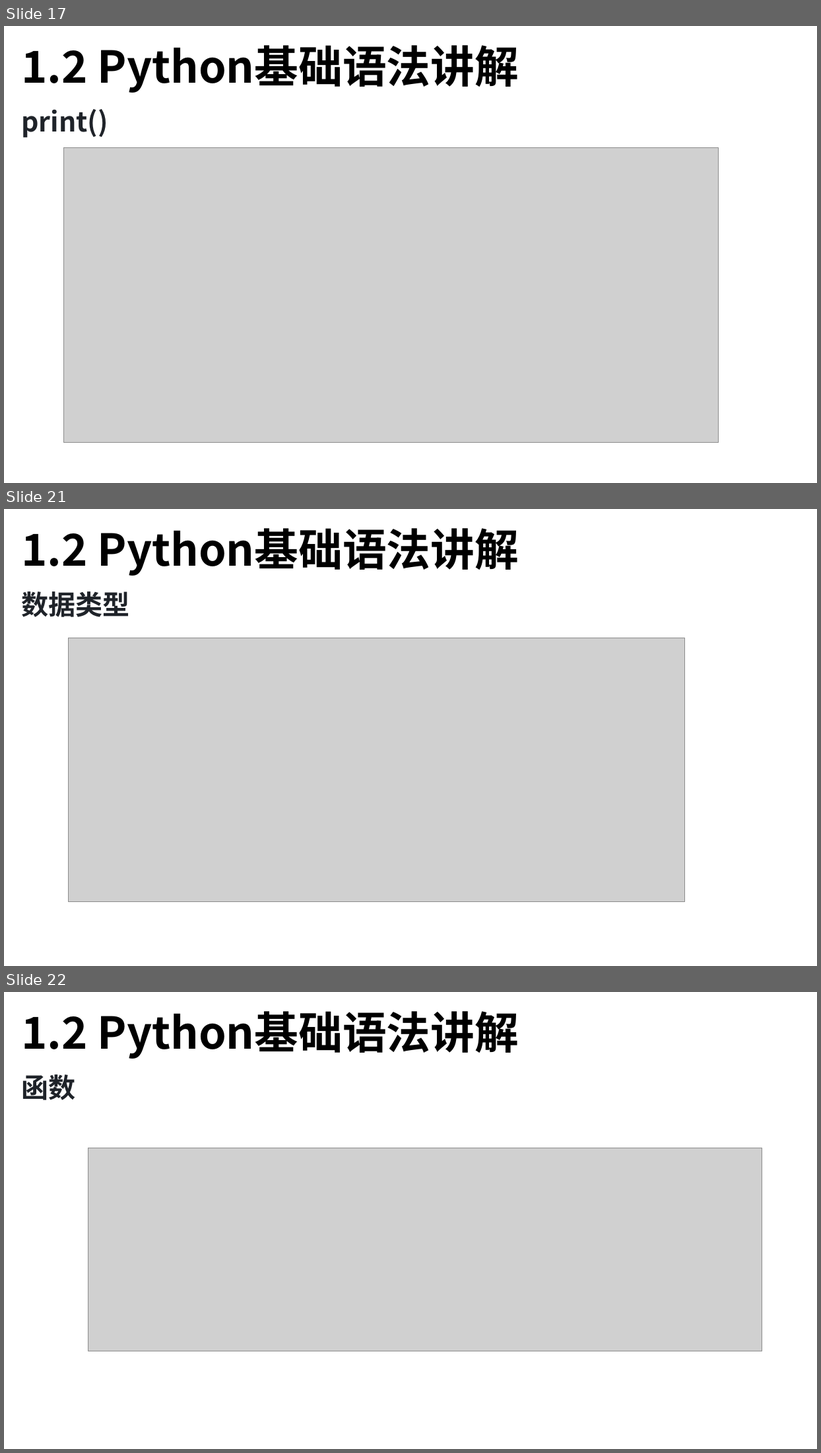
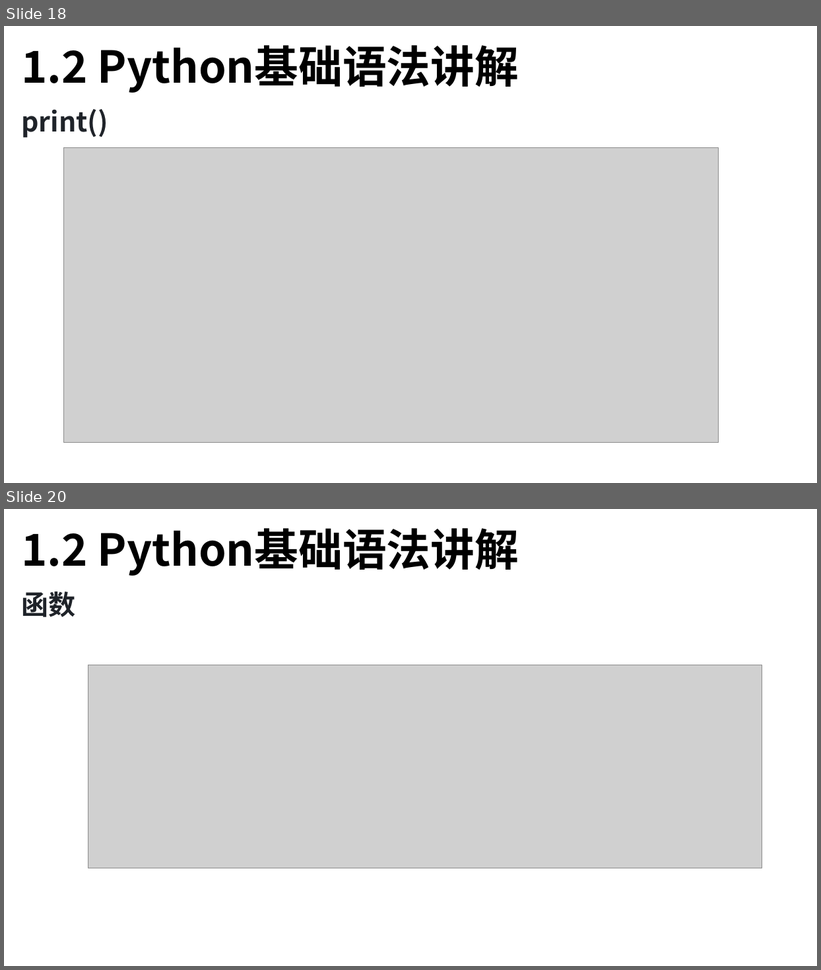
Before and after one commit to TsingPig/CodeRepo, a slide deck: Algorithm/_____保研岛____Python蓝桥杯/课件/Python 课时1.pptx. Shown one above the other, each under a label of ours: slides 17, 21 and 22 before the commit, slides 18 and 20 after it; the slides between them are not shown. The pictures are 821x1453 and 821x970 pixels, drawn with LibreOffice and Linux fonts; fonts in the diff are those of the drawing; grey boxes stand for pictures. Boxes give left, top, right and bottom in pixels: in the first picture for what was removed or moved away, otherwise in the second. Text is boxed around its words. In the diff, an @@ line names an element or a change of style, - is before the commit and + after.

```diff
--- a/Algorithm/_____保研岛____Python蓝桥杯/课件/Python 课时1.pptx
+++ b/Algorithm/_____保研岛____Python蓝桥杯/课件/Python 课时1.pptx
@@ slide 21 removed at [4, 509, 817, 966], background #FFFFFF @@
@@ text removed at [21, 528, 519, 576] @@
-1.2 Python基础语法讲解
@@ text removed at [21, 591, 129, 617] @@
-数据类型
@@ picture removed at [68, 638, 684, 902] @@
@@ what was slide 17 is now slide 18 @@
@@ what was slide 22 is now slide 20 @@
```
Also in this commit, not shown: 8 slides changed, 2 slides added, 3 other slides removed, 3 other files.
